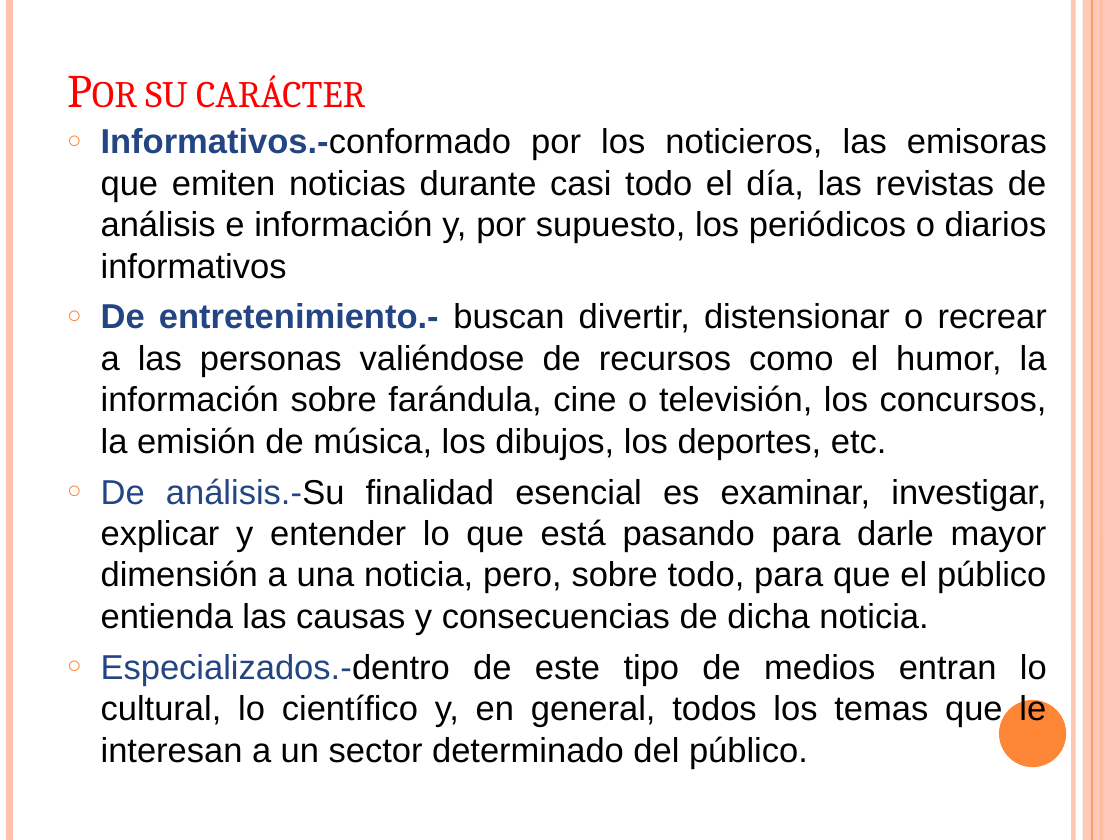
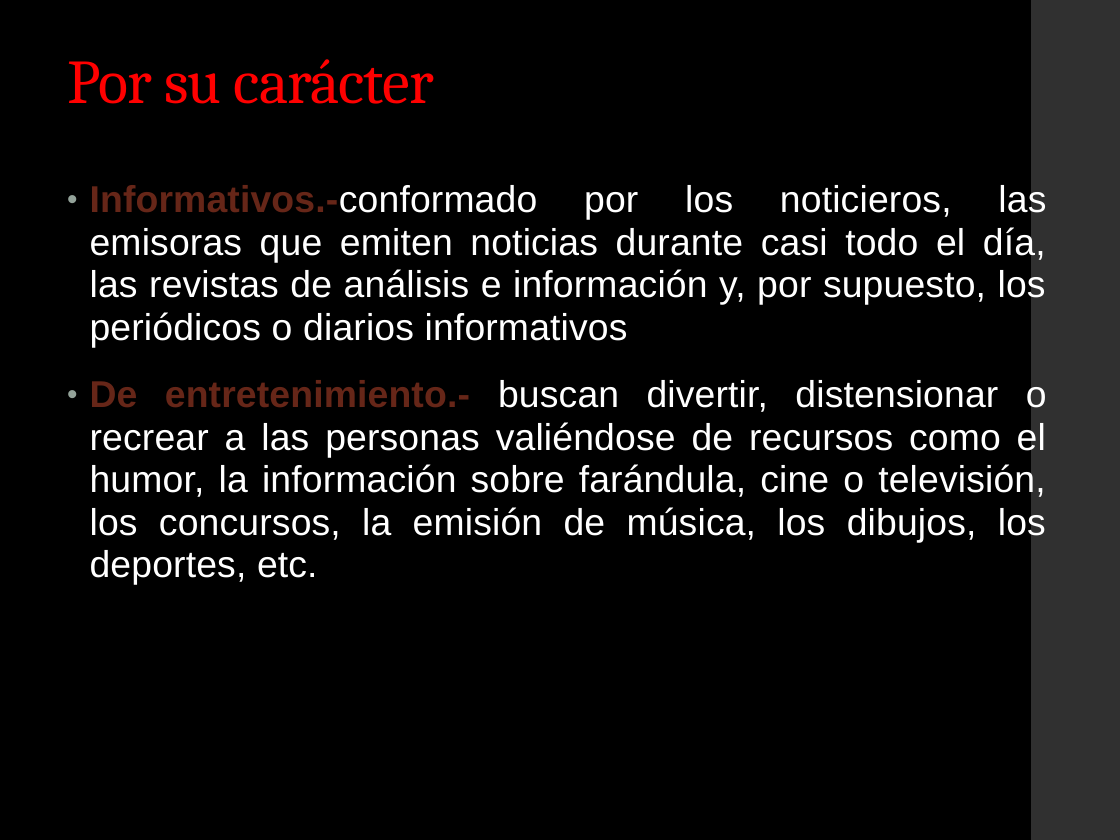
Before and after one commit to eric-vc/Feb-Jun19, a slide deck: slide 17 of Tehuipango/Tecnologías de la información y las comunicaciones/Material adicional/1.1.1 Conceptos.PPTX (slide 15 before the commit). Drawn at 1120x840 pixels with LibreOffice and Linux fonts; fonts in the diff are those of the drawing. Boxes give left, top, right and bottom in pixels: in the first picture for what was removed or moved away, otherwise in the second. Text is boxed around its words. In the diff, an @@ line names an element or a change of style, - is before the commit and + after.

```diff
--- a/Tehuipango/Tecnologías de la información y las comunicaciones/Material adicional/1.1.1 Conceptos.PPTX
+++ b/Tehuipango/Tecnologías de la información y las comunicaciones/Material adicional/1.1.1 Conceptos.PPTX
@@ background #FFFFFF to #000000 @@
@@ line removed from (9, 0) to (9, 840) @@
@@ rectangle: place and size @@
-rectangle at box(1083, 0, 1120, 840)
+rectangle at box(1032, 0, 1120, 840)
@@ rectangle at box(1032, 0, 1120, 840): fill #FEC3AE at 87% opacity to #303030 @@
@@ line removed from (1073, 0) to (1073, 840) @@
@@ line removed from (1092, 0) to (1092, 840) @@
@@ line removed from (1101, 0) to (1101, 840) @@
@@ title "Por su carácter" at box(67, 59, 434, 104): size 30 to 40 pt, letter spacing 0 to -0.5 pt, small capitals off; line spacing 1 to 0.9 @@
@@ text "Informativos.-conformado por los noticieros, las ...": place and size @@
-text "Informativos.-conformado por los noticieros, las ..." at box(101, 128, 1047, 769)
+text "Informativos.-conformado por los noticieros, las ..." at box(90, 183, 1047, 585)
@@ text "Informativos.-conformado por los noticieros, las ..." at box(90, 183, 1047, 585): size 22.2 to 24 pt, text colour #000000 to #FFFFFF, letter spacing 0 to 0.1 pt; text colour #244583 to #662518 in "Informativos.-conformado", "De entretenimiento.-"; bullet ○ to •; line spacing 1 to 0.95; more space between paragraphs; bullet colour #FE8637 to #93A299 @@
@@ text at box(101, 478, 1047, 769): paragraphs removed @@
-○ De análisis.-Su finalidad esencial es examinar, investigar, explicar y entender lo que está pasando para darle mayor dimensión a una noticia, pero, sobre todo, para que el público entienda las causas y consecuencias de dicha noticia.
-○ Especializados.-dentro de este tipo de medios entran lo cultural, lo científico y, en general, todos los temas que le interesan a un sector determinado del público.
@@ ellipse removed at box(999, 700, 1066, 767) @@
```
Also in this commit, not shown: 14 other slides changed, 3 slides added, 54 other files.
